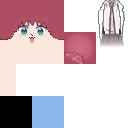
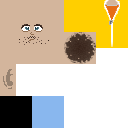
Layers edited between the first and the second 128x128 image:
hid "Yeppers" over [0, 0, 128, 96]
hid "Layer 1" over [64, 50, 88, 64]
